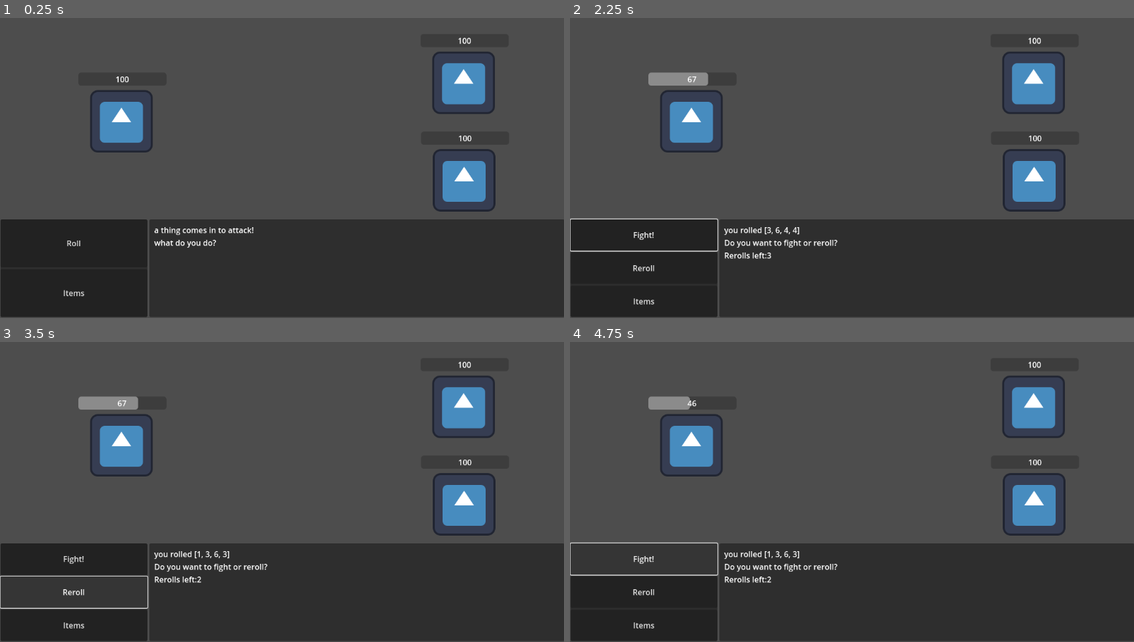
Above: before the commit, frames 1-4 (two rows, left to right).
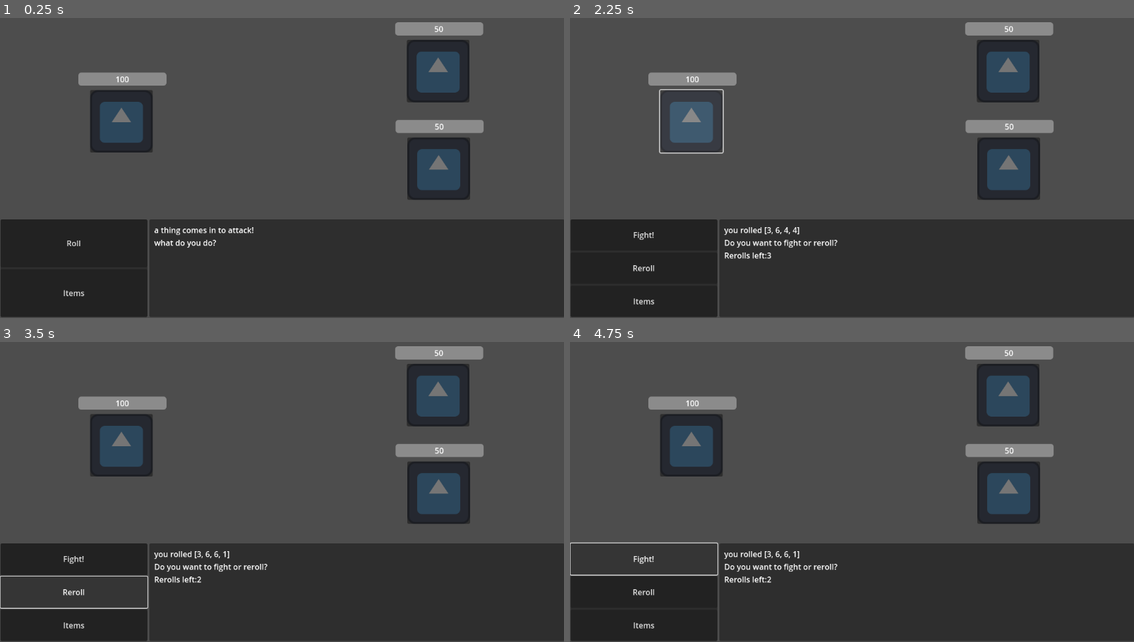
Above: after the commit, the same moments.

Repository: sander-lele/dice-game
Game: Godot game, scene res://scenes/game/battle_test.tscn
The game is run twice, just before and just after one commit, with the same random seed, the same clock (stepped at 60 frames per second) and the same inputs. The project has no main scene, so this scene is started directly. The engine's default icon, where the game draws it, is replaced by a stand-in: a white triangle on a blue panel in a dark square.
Inputs (mouse positions are in pixels of both pictures, inside the frame that each line leads up to):
- Up to frame 1 (0.25 s): no input
- Up to frame 2 (2.25 s): click "Roll" at 0.5 s; click "Fight!" at 1.25 s; click (694, 120) at 2.02 s
- Up to frame 3 (3.5 s): click "Reroll" at 2.75 s
- Up to frame 4 (4.75 s): click "Items" at 3.5 s; click "Fight!" at 4.25 s

The runs differ from the first frame. In frame 1, 9.2% of the frame differs, in the area x 13-88%, y 1-65%; in frame 2, 8.2%; in frame 3, 8.8%; in frame 4, 8.9%.

Commit message:
Dice game prototype 3
You can now fight the enemies!

Diff:
--- a/dice-game/scenes/character and enemies/character_base.tscn
+++ b/dice-game/scenes/character and enemies/character_base.tscn
@@ -13,6 +13,7 @@
 offset_top = -100.0
 offset_right = 92.0
 offset_bottom = -73.0
+value = 100.0
 show_percentage = false
 
 [node name="Label" type="Label" parent="ProgressBar"]
@@ -25,3 +26,16 @@
 text = "100"
 horizontal_alignment = 1
 vertical_alignment = 1
+
+[node name="Button" type="Button" parent="."]
+anchors_preset = 15
+anchor_right = 1.0
+anchor_bottom = 1.0
+offset_left = -64.0
+offset_top = -64.0
+offset_right = -64.0
+offset_bottom = -64.0
+grow_horizontal = 2
+grow_vertical = 2
+
+[connection signal="pressed" from="Button" to="." method="_on_button_pressed"]
--- a/dice-game/scenes/game/battle_test.tscn
+++ b/dice-game/scenes/game/battle_test.tscn
@@ -1,6 +1,5 @@
-[gd_scene load_steps=4 format=3 uid="uid://drb0tcmp3plwc"]
+[gd_scene load_steps=3 format=3 uid="uid://drb0tcmp3plwc"]
 
-[ext_resource type="PackedScene" uid="uid://cb100rwourebf" path="res://scenes/game parts/dice_manager.tscn" id="1_cqu12"]
 [ext_resource type="Script" path="res://scripts/battle.gd" id="1_xjucm"]
 [ext_resource type="PackedScene" uid="uid://b3pox32bvc2d5" path="res://scenes/character and enemies/character_base.tscn" id="3_7vcim"]
 
@@ -18,8 +17,6 @@
 script = ExtResource("1_xjucm")
 metadata/_edit_use_anchors_ = true
 
-[node name="dice_manager" parent="." instance=ExtResource("1_cqu12")]
-
 [node name="battle_UI" type="Control" parent="."]
 layout_mode = 1
 anchors_preset = 15
@@ -32,19 +29,23 @@
 
 [node name="player" parent="battle_UI" instance=ExtResource("3_7vcim")]
 position = Vector2(247, 137)
+dice_count = 4
 
 [node name="enemy_batch_0" type="Control" parent="battle_UI"]
 anchors_preset = 0
+offset_top = -112.0
 offset_right = 40.0
-offset_bottom = 40.0
+offset_bottom = -72.0
 
 [node name="Sprite2D" parent="battle_UI/enemy_batch_0" instance=ExtResource("3_7vcim")]
-position = Vector2(946, 58)
+position = Vector2(894, 146)
+hp = 50
 max_roll = 20
-dice_count = 2
 
 [node name="Sprite2D2" parent="battle_UI/enemy_batch_0" instance=ExtResource("3_7vcim")]
-position = Vector2(947, 258)
+position = Vector2(895, 346)
+hp = 50
+dice_count = 3
 
 [node name="bottom_UI" type="Control" parent="."]
 custom_minimum_size = Vector2(1152, 190)
--- a/dice-game/scripts/battle.gd
+++ b/dice-game/scripts/battle.gd
@@ -2,26 +2,41 @@
 
 var rng = RandomNumberGenerator.new()
 
-@onready var dice_manager = $dice_manager
+@onready var player_stats = $battle_UI/player.get_stats()
+
 var dice = []
 var damage = 0
 var rerolls = 3
+
+var player_attack = false
 
 @onready var roll_button = $bottom_UI/HBoxContainer/button_panel/VBoxContainer/Roll
 @onready var fight_button = $bottom_UI/HBoxContainer/button_panel/VBoxContainer/Fight
 @onready var reroll_button = $bottom_UI/HBoxContainer/button_panel/VBoxContainer/Reroll
 @onready var items_button = $bottom_UI/HBoxContainer/button_panel/VBoxContainer/Items
 
-@onready var active_character = $battle_UI/player
-
 var round = 1
 
 func _ready() -> void:
 	rng.randomize()
-
-func enemy_turn():
 	var enemies = $battle_UI.get_child(round).get_children()
 	for i in enemies.size():
+		enemies[i].connect("enemy_selected", Callable(self,"damage_enemy"))
+
+func damage_enemy(enemy):
+	if player_attack == true:
+		enemy.hit(damage)
+		player_attack = false
+		enemy_turn()
+		rerolls = 3
+		reroll_button.disabled = false
+		_on_roll_pressed()
+func enemy_turn():
+	#gets the curret batch of enemies
+	var enemies = $battle_UI.get_child(round).get_children()
+	#loop through the current batch of enemies
+	for i in enemies.size():
+		#gets the enemies stats, rolls based off the stats and then damages the players based of the roll
 		var stats = enemies[i].get_stats()
 		roll(stats[0],stats[1],stats[2],stats[3])
 		$battle_UI/player.hit(damage)
@@ -60,8 +75,7 @@
 
 func _on_roll_pressed() -> void:
 	button_set_reroll()
-	roll(1,6,4,1)
-	print(dice,damage)
+	roll(player_stats[0],player_stats[1],player_stats[2],player_stats[3])
 	write_text("you rolled " + str(dice) + "\nDo you want to fight or reroll?\nRerolls left:" + str(rerolls))
 
 
@@ -69,8 +83,8 @@
 	rerolls -= 1
 	if rerolls <= 0:
 		reroll_button.disabled = true
-	roll(1,6,4,1)
+	roll(player_stats[0],player_stats[1],player_stats[2],player_stats[3])
 	write_text("you rolled " + str(dice) + "\nDo you want to fight or reroll?\nRerolls left:" + str(rerolls))
 
 func _on_fight_pressed() -> void:
-	enemy_turn()
+	player_attack = true
--- a/dice-game/scripts/character_base.gd
+++ b/dice-game/scripts/character_base.gd
@@ -1,4 +1,6 @@
 extends Sprite2D
+
+signal enemy_selected
 
 @export var hp: int = 100
 @export var min_roll: int = 1
@@ -6,6 +8,10 @@
 @export var dice_count: int = 1
 @export var multiplier: int = 1
 
+func _ready() -> void:
+	$ProgressBar.max_value = hp
+	$ProgressBar.value = hp
+	$ProgressBar/Label.text = str(hp)
 
 func get_stats():
 	return [min_roll,max_roll,dice_count,multiplier]
@@ -14,3 +20,12 @@
 	hp -= damage
 	$ProgressBar.value = hp
 	$ProgressBar/Label.text = str(hp)
+	if hp <= 0:
+		die()
+
+func die():
+	queue_free()
+
+
+func _on_button_pressed() -> void:
+	emit_signal("enemy_selected",self)
